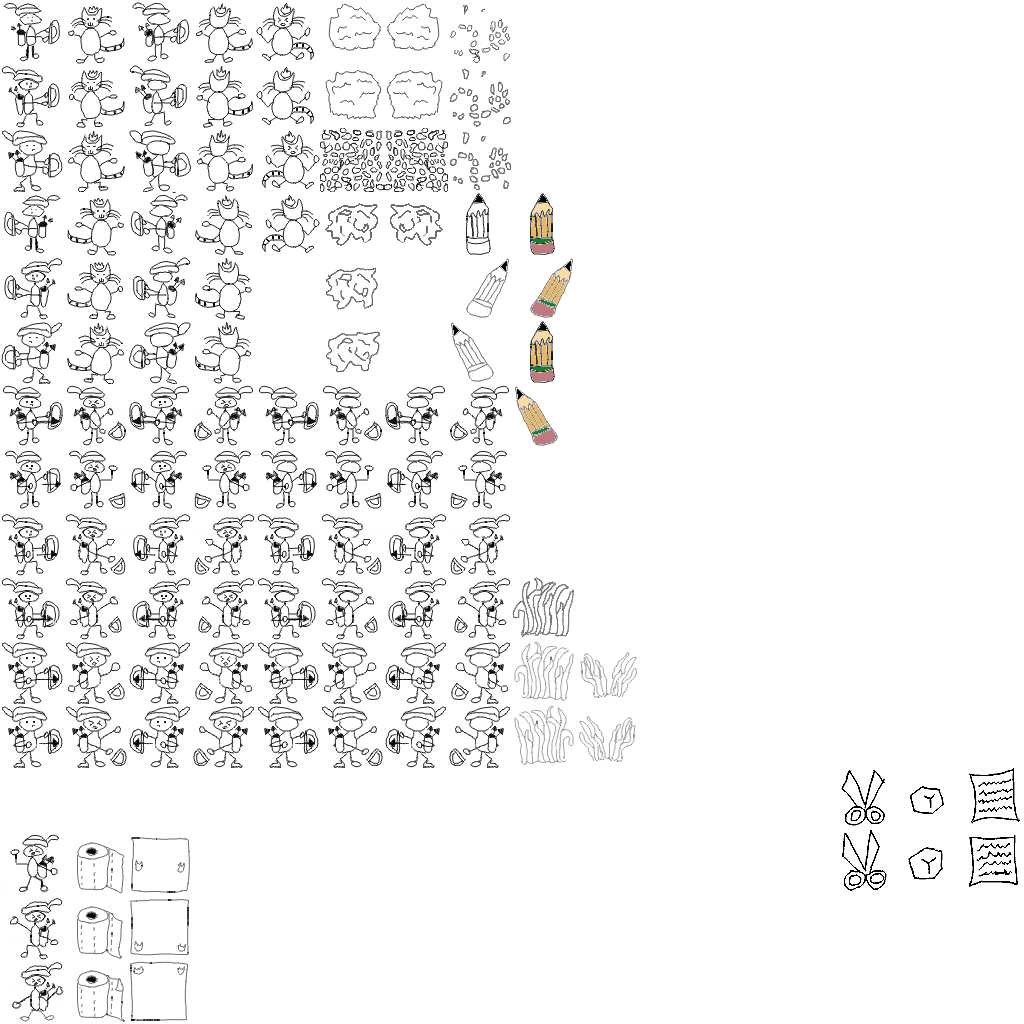
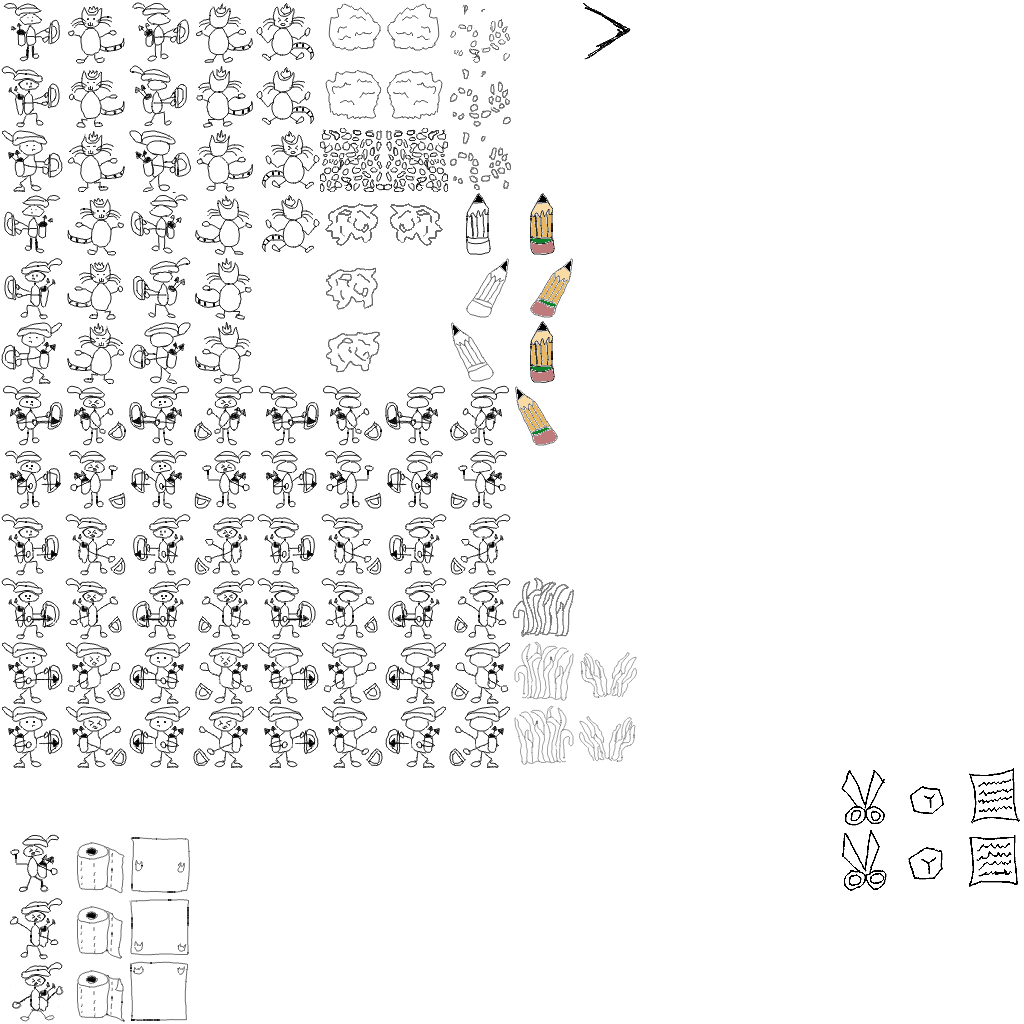
Layers edited between the first and the second w=1024, h=1024 image:
painted on "Draw_Layer" over [left=583, top=3, right=631, bottom=60]
